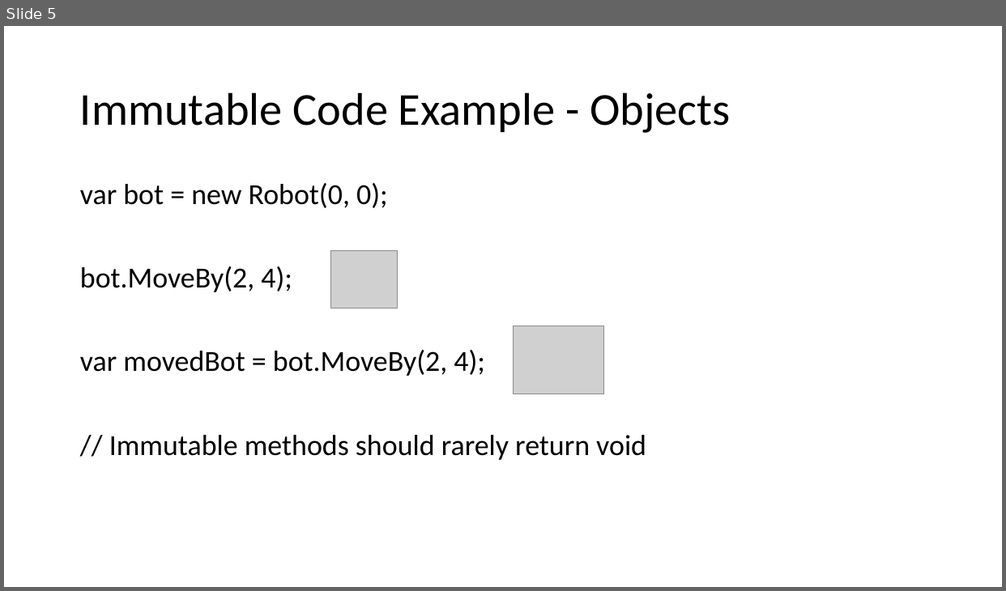
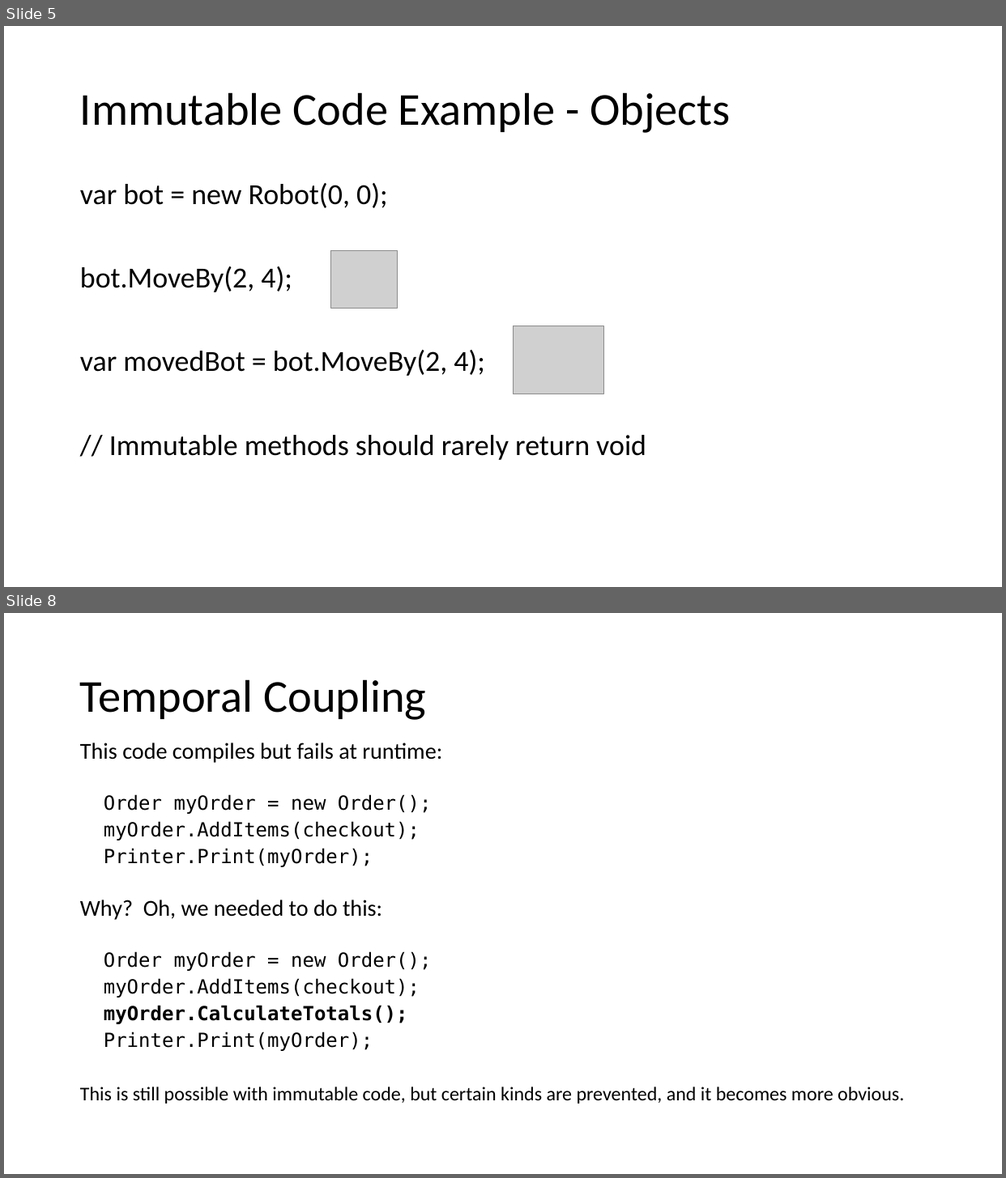
Before and after one commit to relentless/ImmutabilityDojo, a slide deck: Immutability Dojo.pptx. Shown one above the other, each under a label of ours: slide 5 before the commit, slides 5 and 8 after it; the slides between them are not shown. The pictures are 1006x591 and 1006x1178 pixels, drawn with LibreOffice and Linux fonts; fonts in the diff are those of the drawing; grey boxes stand for pictures. Boxes give left, top, right and bottom in pixels: in the first picture for what was removed or moved away, otherwise in the second. Text is boxed around its words. In the diff, an @@ line names an element or a change of style, - is before the commit and + after.

```diff
--- a/Immutability Dojo.pptx
+++ b/Immutability Dojo.pptx
@@ slide 8 added at (4, 613, 1002, 1174), background #FFFFFF @@
@@ title added at (80, 679, 426, 720), 44 pt, text #000000 @@
+Temporal Coupling
@@ text added at (80, 743, 904, 1104), 18.7 pt, text #000000 @@
+This code compiles but fails at runtime:
+Order myOrder = new Order();
+myOrder.AddItems(checkout);
+Printer.Print(myOrder);
+Why? Oh, we needed to do this:
+Order myOrder = new Order();
+myOrder.AddItems(checkout);
+myOrder.CalculateTotals();
+Printer.Print(myOrder);
+This is still possible with immutable code, but certain kinds are prevented, and it becomes more obvious.
```
Also in this commit, not shown: 4 slides changed, 4 other slides added, 1 other file.
